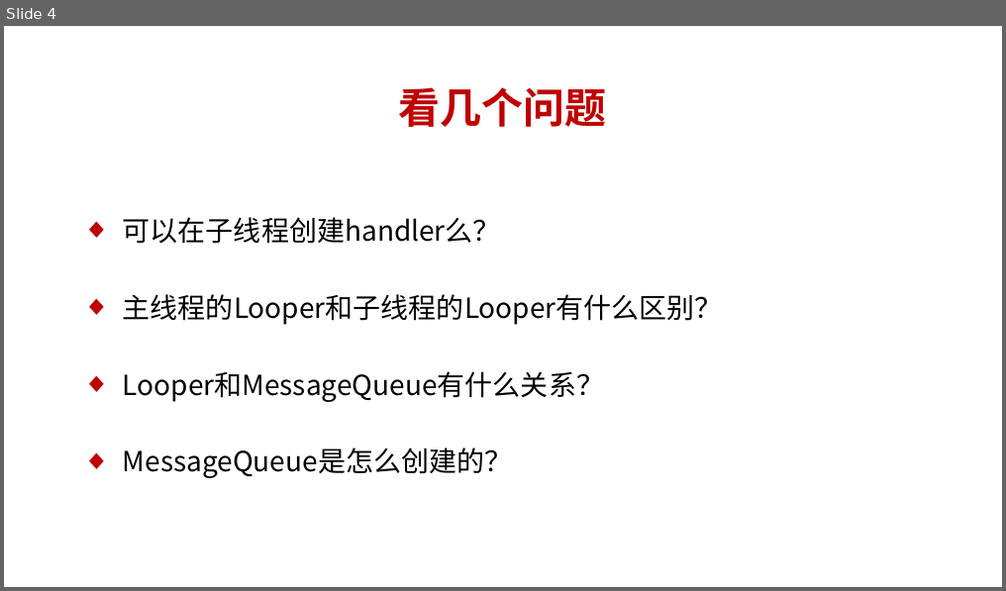
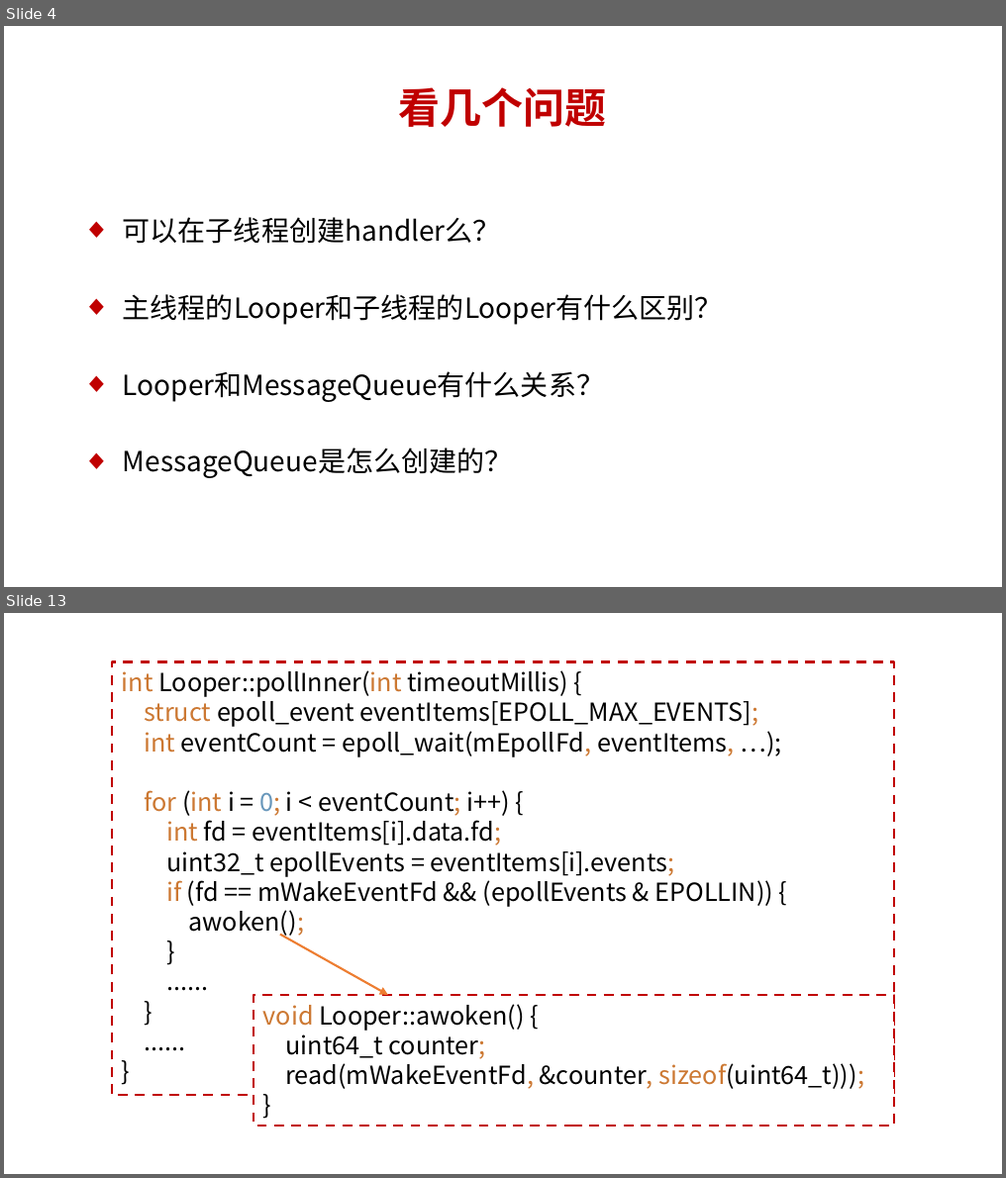
Before and after one commit to dingjikerbo/Android-Interview, a slide deck: Android Framework课程/第10章 线程通信/10.1 说说线程的消息队列是怎么创建的.pptx. Shown one above the other, each under a label of ours: slide 4 before the commit, slides 4 and 13 after it; the slides between them are not shown. The pictures are 1006x591 and 1006x1178 pixels, drawn with LibreOffice and Linux fonts; fonts in the diff are those of the drawing. Boxes give left, top, right and bottom in pixels: in the first picture for what was removed or moved away, otherwise in the second. Text is boxed around its words. In the diff, an @@ line names an element or a change of style, - is before the commit and + after.

```diff
--- a/Android Framework课程/第10章 线程通信/10.1 说说线程的消息队列是怎么创建的.pptx
+++ b/Android Framework课程/第10章 线程通信/10.1 说说线程的消息队列是怎么创建的.pptx
@@ slide 13 added at box(4, 613, 1002, 1174), background #FFFFFF @@
@@ rectangle added at box(112, 662, 894, 1095), outline #C00000 1.75 pt dashed, 18 pt, text #000000 @@
+int Looper::pollInner(int timeoutMillis) {
+struct epoll_event eventItems[EPOLL_MAX_EVENTS];
+int eventCount = epoll_wait(mEpollFd, eventItems, …);
+for (int i = 0; i < eventCount; i++) {
+int fd = eventItems[i].data.fd;
+uint32_t epollEvents = eventItems[i].events;
+if (fd == mWakeEventFd && (epollEvents & EPOLLIN)) {
+awoken();
+}
+......
+}
+......
+}
@@ arrow added from (280, 935) to (388, 995), #ED7D31 1.5 pt @@
@@ rectangle added at box(253, 995, 894, 1126), fill #FFFFFF, outline #C00000 1.75 pt dashed, 18 pt, text #000000 @@
+void Looper::awoken() {
+uint64_t counter;
+read(mWakeEventFd, &counter, sizeof(uint64_t)));
+}
```
Also in this commit, not shown: 1 slide changed, 11 other slides added, 1 slide removed, 11 other files.
